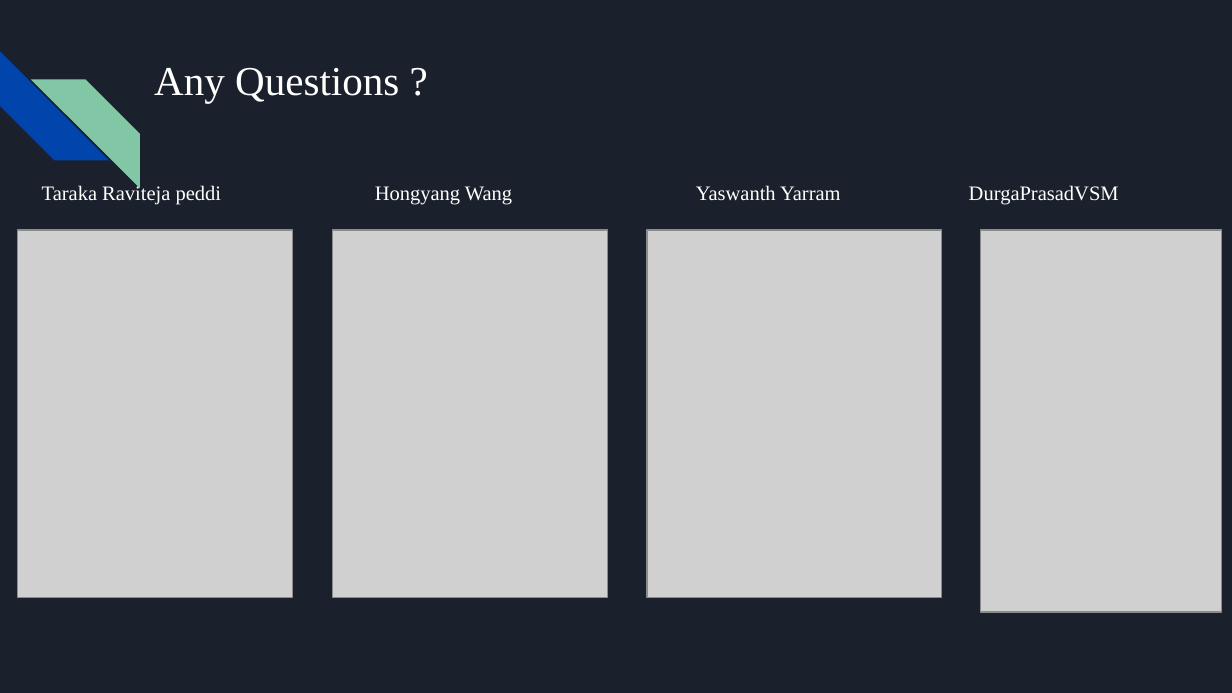
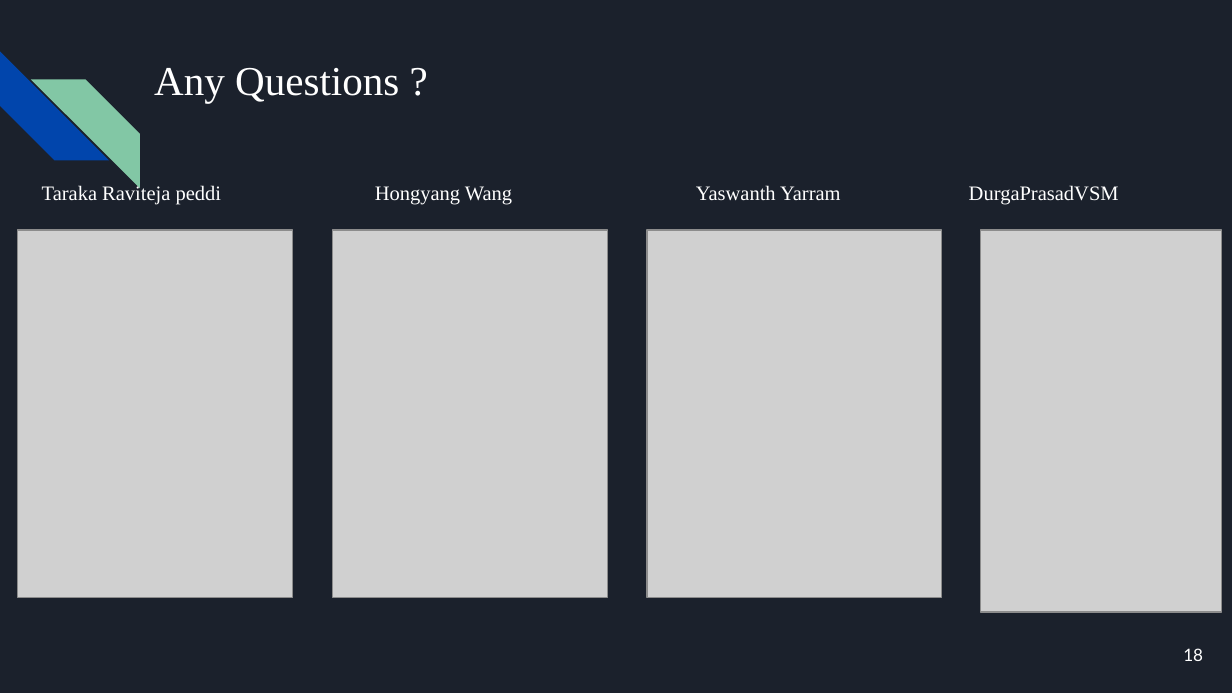
Before and after one commit to VSMDURGAPRASAD/splunk-project, a slide deck: slide 18 of docs/Splunk.pptx. Drawn at 1232x693 pixels with LibreOffice and Linux fonts; fonts in the diff are those of the drawing; grey boxes stand for pictures. Boxes give left, top, right and bottom in pixels: in the first picture for what was removed or moved away, otherwise in the second. Text is boxed around its words. In the diff, an @@ line names an element or a change of style, - is before the commit and + after.

```diff
--- a/docs/Splunk.pptx
+++ b/docs/Splunk.pptx
@@ page number added at (x1=1183, y1=648, x2=1203, y2=661), 10 pt, text #FFFFFF @@
+18
```
Also in this commit, not shown: 17 other slides changed.
